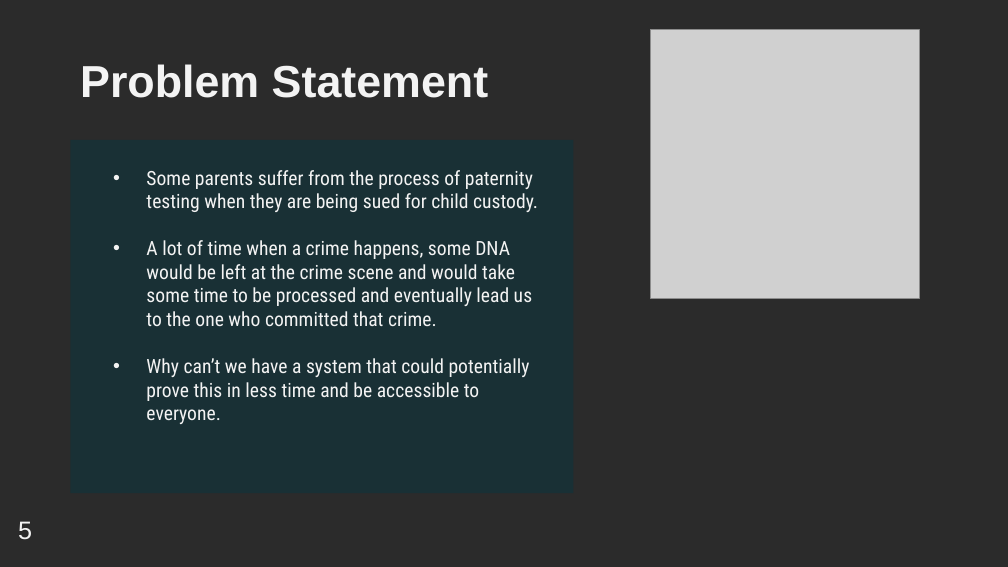
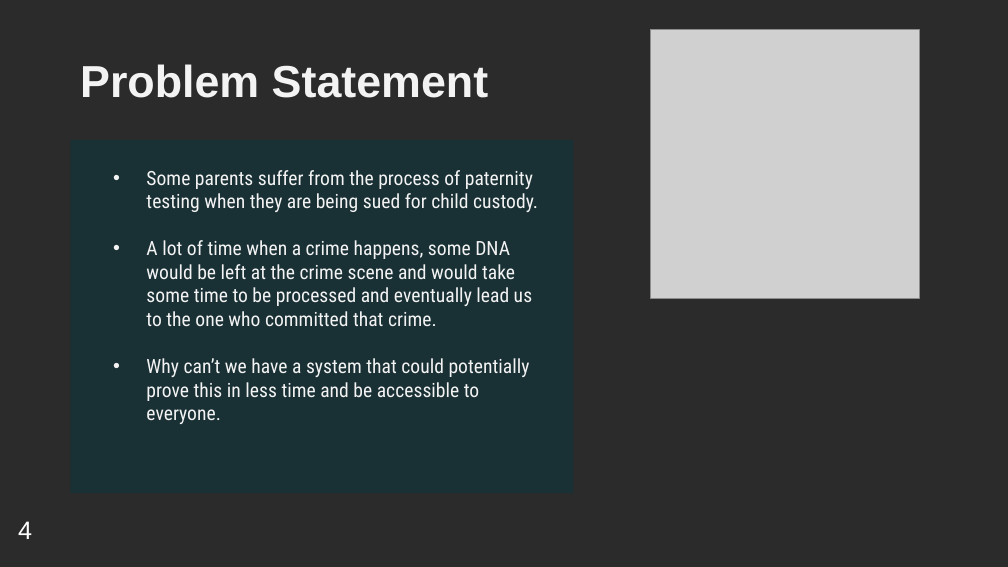
Before and after one commit to YoussifAssem/Genatac, a slide deck: slide 6 of E-Genetics/presentations/SRS (2).pptx. Drawn at 1008x567 pixels with LibreOffice and Linux fonts; fonts in the diff are those of the drawing; grey boxes stand for pictures; background and template pictures are left out; a plain dark background stands for a picture behind light text. Boxes give left, top, right and bottom in pixels: in the first picture for what was removed or moved away, otherwise in the second. Text is boxed around its words. In the diff, an @@ line names an element or a change of style, - is before the commit and + after.

```diff
--- a/E-Genetics/presentations/SRS (2).pptx
+++ b/E-Genetics/presentations/SRS (2).pptx
@@ text at <box>18,521,32,539</box>: text changed; text colour #F3F3F3 to #FFFFFF @@
-5
+4
```
Also in this commit, not shown: 15 other slides changed.
